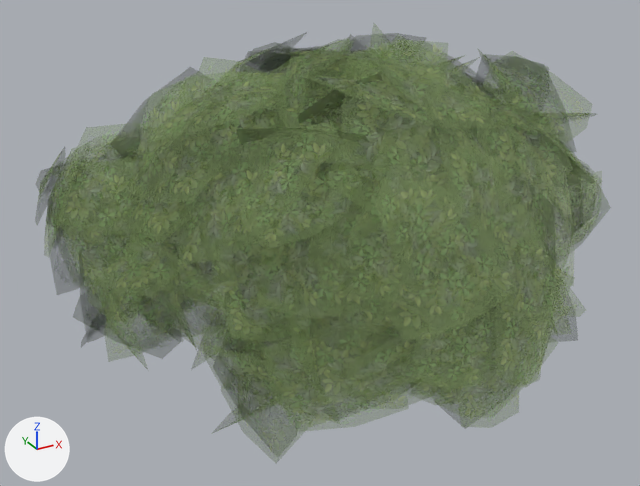
An edit to the FBX model Adventure/Content/Linda_Models/ElmTree/ElmTreeLeaves_01.fbx, drawn before and after from the same camera.
The view is the same before and after, from a camera (50 mm lens) standing at (-5.33, -8.28, 9.38) and looking at (-0.44, 0.62, 4.93). The lights are fixed; the arrows at lower left show +X, +Y and +Z. Where no turn or scale is listed for an object, it has been applied to the vertices. Vertices at the same position are counted once.
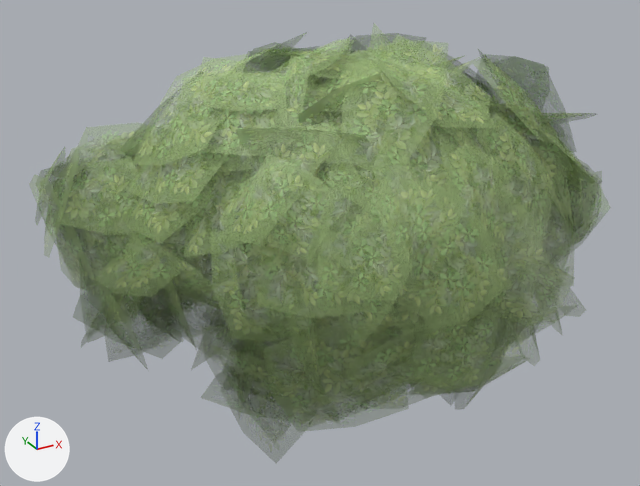
Patch to the scene script:
```diff
--- a/Adventure/Content/Linda_Models/ElmTree/ElmTreeLeaves_01.fbx.py
+++ b/Adventure/Content/Linda_Models/ElmTree/ElmTreeLeaves_01.fbx.py
@@ me_mesh @@
-me_mesh.from_pydata(...)  # 3391 vertices, 3016 faces; spans x -3.7..3.71, y -2.68..3.85, z 3.05..7.69
+me_mesh.from_pydata(...)  # 3130 vertices, 2784 faces; spans x -3.7..3.71, y -2.67..3.85, z 3.05..7.69
+# me_mesh part 1: the loose piece of 9 vertices spanning x -2.38..-1.54, y -1.97..-1.14, z 6.23..6.63 is multiplied about its middle by the matrix ((0.432, -0.274, -0.859), (-0.127, 0.925, -0.359), (0.893, 0.264, 0.365))
+# me_mesh part 2: the loose piece of 9 vertices spanning x -2.91..-1.22, y 0.45..1.01, z 5.75..7.35 is multiplied about its middle by the matrix ((0.93, -0.361, -0.067), (0.312, 0.873, -0.376), (0.194, 0.329, 0.924)), then moved by (0.01, 0.14, 0.12)
+# me_mesh part 3: the loose piece of 9 vertices spanning x -0.42..1.17, y -1.82..-0.79, z 3.08..4.42 is multiplied about its middle by the matrix ((0.954, -0.187, -0.235), (0.16, 0.978, -0.13), (0.255, 0.087, 0.963)), then moved by (0.05, -0.06, 0.08)
+# me_mesh part 4: the loose piece of 9 vertices spanning x -2.99..-1.62, y -0.79..0.72, z 6.35..7.35 is multiplied about its middle by the matrix ((-0.211, -0.54, -0.815), (0.023, -0.836, 0.548), (-0.977, 0.097, 0.189)), then moved by (0.1, 0.24, 0.11)
+# me_mesh part 5: the loose piece of 9 vertices spanning x -2.5..-1.24, y -1.34..0.09, z 3.41..4.53 is scaled about its middle by 0.808
+# me_mesh part 6: the loose piece of 9 vertices spanning x -0.75..0.24, y 1.3..2.45, z 6.57..7.22 is multiplied about its middle by the matrix ((0.883, 0.178, 0.435), (0.031, 0.902, -0.431), (-0.469, 0.394, 0.791)), then moved by (0.19, -0.07, 0.03)
+# me_mesh part 7: the loose piece of 9 vertices spanning x -0.08..1.23, y -1.94..-1.13, z 3.29..4.71 is multiplied about its middle by the matrix ((0.77, -0.149, 0.62), (0.472, 0.787, -0.397), (-0.429, 0.599, 0.676)), then moved by (0.09, 0.17, -0.01)
+# me_mesh part 8: the loose piece of 9 vertices spanning x 1.62..2.82, y 1.01..1.82, z 5.71..6.74 is multiplied about its middle by the matrix ((-0.663, -0.254, 0.705), (0.044, -0.952, -0.302), (0.748, -0.169, 0.642)), then moved by (0.03, -0.05, -0.07)
+# me_mesh part 9: the loose piece of 9 vertices spanning x -0.32..1.05, y -2.67..-1.77, z 4.2..5.79 is moved by (0.22, 0.49, 0.52)
+# me_mesh part 10: the loose piece of 9 vertices spanning x 0.32..1.64, y -2.28..-1.3, z 3.73..5.37 is moved by (0.22, 0.49, 0.52)
+# me_mesh part 11: the loose piece of 9 vertices spanning x 1.35..2.76, y -0.98..0.14, z 3.61..4.67 is multiplied about its middle by the matrix ((0.865, -0.256, 0.432), (0.309, 0.95, -0.055), (-0.396, 0.181, 0.9)), then moved by (0.11, -0.09, 0.13)
+# me_mesh part 12: the loose piece of 9 vertices spanning x -1.43..-0.08, y -2.68..-1.57, z 5.36..6.37 is moved by (0.11, 0.19, -0.06)
+# me_mesh part 13: the loose piece of 9 vertices spanning x -3.64..-2.92, y 1.05..1.75, z 4.66..5.96 is multiplied about its middle by the matrix ((0.61, -0.764, -0.209), (0.789, 0.561, 0.249), (-0.073, -0.317, 0.946)), then moved by (-0.15, -0.08, 0.19)
+# me_mesh part 14: the loose piece of 9 vertices spanning x -2.73..-1.6, y -1.54..0.15, z 5.66..6.92 is moved by (0.13, 0.17, -0.01)
+# me_mesh part 15: the loose piece of 9 vertices spanning x -3.57..-2.8, y 1.19..2.11, z 5.11..6.32 is multiplied about its middle by the matrix ((0.8, -0.534, -0.275), (0.494, 0.845, -0.205), (0.341, 0.028, 0.939)), then moved by (-0.12, -0.26, -0.37)
+# me_mesh part 16: the loose piece of 9 vertices spanning x 0.95..2.29, y -1.36..-0.2, z 6.46..7.27 is multiplied about its middle by the matrix ((0.864, -0.101, 0.493), (0.051, 0.992, 0.115), (-0.501, -0.074, 0.862)), then moved by (-0.28, 0.04, -0.03)
+# me_mesh part 17: 29 loose pieces with 261 vertices, spanning x -3.56..3.16, y -2.5..2.34, z 3.25..7.54, are deleted
+# me_mesh part 18: 1 vertex moved from x -1.64, y -0.68, z 3.72 to x -1.73, y -0.58, z 3.68; 6 vertices removed from x -2.5..-0.91, y -1.28..0.13, z 3.41..4.33; 6 vertices added at x -2.54..-0.86, y -1.42..0.27, z 3.76..3.98
 me_mesh.materials.append(mat_elm_tree_leaves_01_mat)
```

Changed parts and their boxes [x1, y1, x2, y2] in the pictures (640 x 486 px; the box of a moved part takes in the faces that stretch with it):
'pPlane1445', reshaped: before [37, 35, 602, 452]; after [33, 35, 602, 452]
part 1 of me_mesh, moved or reshaped: before [244, 177, 333, 241]; after [249, 165, 329, 254]
part 2 of me_mesh, moved or reshaped: before [117, 81, 236, 182]; after [127, 79, 226, 156]
part 3 of me_mesh, moved or reshaped: before [405, 361, 516, 404]; after [414, 361, 521, 395]
part 4 of me_mesh, moved or reshaped: before [142, 77, 236, 170]; after [139, 60, 232, 159]
part 5 of me_mesh, moved or reshaped: before [221, 334, 300, 442]; after [229, 343, 294, 431]
part 6 of me_mesh, moved or reshaped: before [255, 48, 321, 77]; after [266, 49, 332, 69]
part 7 of me_mesh, moved or reshaped: before [459, 314, 519, 422]; after [459, 318, 515, 405]
part 8 of me_mesh, moved or reshaped: before [435, 73, 485, 129]; after [442, 94, 499, 111]
part 9 of me_mesh, moved or reshaped: before [500, 262, 545, 380]; after [490, 195, 534, 310]
part 10 of me_mesh, moved or reshaped: before [522, 273, 553, 381]; after [513, 215, 543, 311]
part 11 of me_mesh, moved or reshaped: before [506, 256, 569, 330]; after [519, 242, 561, 328]
part 12 of me_mesh, moved or reshaped: before [374, 200, 511, 329]; after [364, 198, 507, 323]
part 13 of me_mesh, moved or reshaped: before [50, 194, 92, 286]; after [33, 186, 82, 274]
part 14 of me_mesh, moved or reshaped: before [183, 143, 276, 262]; after [189, 134, 280, 254]
part 15 of me_mesh, moved or reshaped: before [54, 155, 83, 239]; after [54, 189, 84, 282]
part 16 of me_mesh, moved or reshaped: before [492, 61, 585, 133]; after [482, 64, 553, 138]
part 17 of me_mesh, deleted (green): before [55, 73, 571, 420]
part 18 of me_mesh, moved or reshaped: before [224, 358, 319, 424]; after [213, 365, 334, 418]
